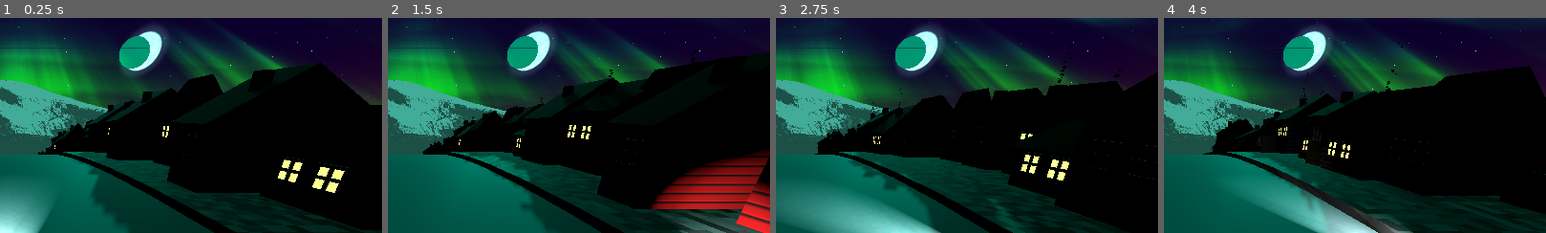
Above: before the commit, frames 1-4 (left to right).
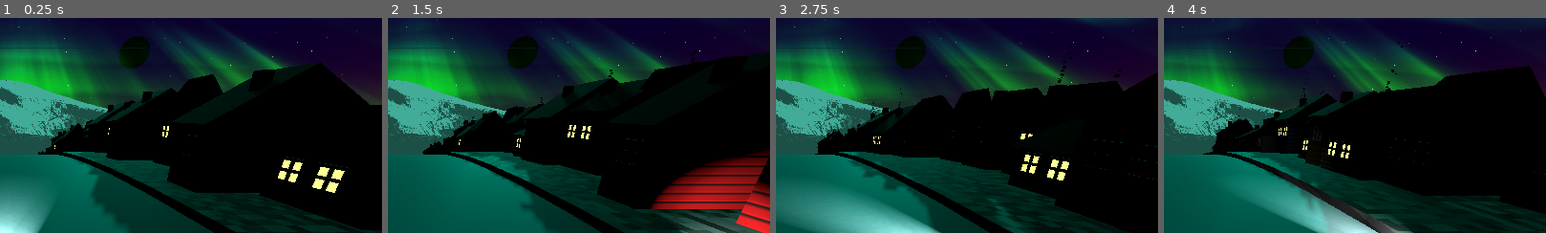
Above: after the commit, the same moments.

Repository: bjornarprytz/waves
Game: Godot game, scene res://main.tscn
Same seed, same stepped clock (60 frames per second), same inputs: the game is played once before the commit and once after it.
Inputs:
- Up to frame 1 (0.25 s): no input
- Up to frame 2 (1.5 s): hold Right (steer_right) 0.53-1.28 s; hold A (steer_left) from 1.28 s (still down)
- Up to frame 3 (2.75 s): release A (steer_left) at 2.03 s; hold Right (steer_right) from 2.03 s (still down)
- Up to frame 4 (4 s): release Right (steer_right) at 3.53 s; hold A (steer_left) from 3.53 s (still down)
The pictures show only the part of the screen within x 50-100%, y 4-54%; the shares and areas given below are measured in that part.

The runs differ from the first frame. In frame 1, 2.0% of the frame differs, in the area x 31-44%, y 3-27%; in frame 2, 2.0%; in frame 3, 2.0%; in frame 4, 2.0%.

Commit message:
remove moon and backround from skybox

Diff:
--- a/src/main.tscn
+++ b/src/main.tscn
@@ -2,31 +2,20 @@
 
 [ext_resource type="Script" uid="uid://b2lwj7ap00k72" path="res://main.gd" id="1_h2yge"]
 [ext_resource type="PackedScene" uid="uid://bccp5jxnm18cp" path="res://ground.tscn" id="2_0xm2m"]
-[ext_resource type="Texture2D" uid="uid://d2posvfofjoqg" path="res://assets/img/tromsdalstinden.png" id="3_7mycd"]
 [ext_resource type="PackedScene" uid="uid://dnlnc82km7nue" path="res://car.tscn" id="3_h2yge"]
 [ext_resource type="Shader" uid="uid://c8n24bpcms5uf" path="res://sky.gdshader" id="4_sky"]
 [ext_resource type="PackedScene" uid="uid://oyfamr18wj3p" path="res://aurora.tscn" id="5_aurora"]
 [ext_resource type="PackedScene" uid="uid://7wf22o12pssd" path="res://mountain.tscn" id="7_272bh"]
 [ext_resource type="AudioStream" uid="uid://dntxq22lnlcgt" path="res://assets/sound/bossfightfeeling - 02.04.2023, 12.26.wav" id="8_5vw27"]
+[ext_resource type="Shader" uid="uid://b7mfuslajspmy" path="res://moon.gdshader" id="8_kek77"]
 
 [sub_resource type="ShaderMaterial" id="ShaderMaterial_sky"]
 shader = ExtResource("4_sky")
-shader_parameter/background_texture = ExtResource("3_7mycd")
-shader_parameter/use_background_texture = false
-shader_parameter/background_blend = 1.0
-shader_parameter/background_height = 3.262000154945
-shader_parameter/background_width = 0.23000000766512
-shader_parameter/background_vertical_offset = 0.122000029545
-shader_parameter/background_horizontal_offset = -0.17758997761819997
 shader_parameter/horizon_color = Color(0.5061762, 0.039820664, 0.117097475, 1)
 shader_parameter/sky_color = Color(0.063, 0, 0.173, 1)
 shader_parameter/star_color = Color(1, 1, 1, 1)
-shader_parameter/moon_color = Color(0.627451, 1, 0.8901961, 1)
 shader_parameter/star_density = 1.0
 shader_parameter/star_brightness = 1.3330000633175
-shader_parameter/moon_position = Vector2(0.84, 0.215)
-shader_parameter/moon_size = 0.05400000186648
-shader_parameter/background_moonlight_intensity = 0.5
 
 [sub_resource type="Sky" id="Sky_synth"]
 sky_material = SubResource("ShaderMaterial_sky")
@@ -39,13 +28,12 @@
 ambient_light_color = Color(0, 0.1871664, 0.1465011, 1)
 ambient_light_energy = 0.01
 
-[sub_resource type="StandardMaterial3D" id="StandardMaterial3D_5vw27"]
-albedo_color = Color(0, 0.54509807, 0.44313726, 1)
-emission_enabled = true
-emission = Color(0, 0.54509807, 0.44313726, 1)
+[sub_resource type="ShaderMaterial" id="ShaderMaterial_4c57u"]
+render_priority = 0
+shader = ExtResource("8_kek77")
 
 [sub_resource type="SphereMesh" id="SphereMesh_kek77"]
-material = SubResource("StandardMaterial3D_5vw27")
+material = SubResource("ShaderMaterial_4c57u")
 
 [node name="Main" type="Node3D"]
 script = ExtResource("1_h2yge")
--- a/src/sky.gdshader
+++ b/src/sky.gdshader
@@ -1,23 +1,11 @@
 shader_type sky;
-
-uniform sampler2D background_texture : filter_linear;
-uniform bool use_background_texture = false;
-uniform float background_blend : hint_range(0.0, 1.0) = 1.0;
-uniform float background_height : hint_range(0.0, 5.0) = 0.3; // How far up the texture extends
-uniform float background_width : hint_range(0.1, 1.0) = 0.3; // How much of the horizon it covers (0-1)
-uniform float background_vertical_offset : hint_range(-0.5, 0.5) = 0.05; // Vertical position adjustment
-uniform float background_horizontal_offset : hint_range(-3.14159, 3.14159) = 0.0; // Horizontal position adjustment in radians
 
 uniform vec3 horizon_color : source_color = vec3(0.545, 0.0, 1.0);
 uniform vec3 sky_color : source_color = vec3(0.063, 0.0, 0.173);
 uniform vec3 star_color : source_color = vec3(1.0, 1.0, 1.0);
-uniform vec3 moon_color : source_color = vec3(0.95, 0.95, 1.0);
 
 uniform float star_density : hint_range(0.0, 1.0) = 0.3;
 uniform float star_brightness : hint_range(0.0, 2.0) = 1.0;
-uniform vec2 moon_position = vec2(0.7, 0.6); // azimuth (0-1), elevation (-1 to 1)
-uniform float moon_size : hint_range(0.01, 0.2) = 0.05;
-uniform float background_moonlight_intensity : hint_range(0.0, 2.0) = 0.5; // How much moonlight affects the background texture
 
 // Simple hash function for pseudo-random values
 float hash(vec2 p) {
@@ -84,57 +72,6 @@
     float horizon_blend = smoothstep(-0.3, 0.3, elevation);
     vec3 base_sky = mix(horizon_color, sky_color, horizon_blend);
 
-    // Calculate moon direction early (needed for moonlight on background)
-    float moon_azimuth_rad = moon_position.x * 2.0 * PI;
-    float moon_elevation_rad = moon_position.y * PI * 0.5;
-    vec3 moon_dir = normalize(vec3(
-        cos(moon_elevation_rad) * cos(moon_azimuth_rad),
-        sin(moon_elevation_rad),
-        cos(moon_elevation_rad) * sin(moon_azimuth_rad)
-    ));
-
-    // Track if we rendered the background texture
-    bool texture_was_rendered = false;
-
-    // Optionally blend with background texture (only at horizon)
-    if (use_background_texture) {
-        // Simple approach: map view direction to texture coordinates
-        // Calculate angle from -z axis with horizontal offset
-        float angle = atan(dir.x, -dir.z) - background_horizontal_offset;
-
-        // Only show texture in a narrow horizontal band near horizon
-        // and within a limited angular range
-        if (abs(angle) < background_width * PI &&
-            elevation > background_vertical_offset - background_height * 0.1 &&
-            elevation < background_vertical_offset + background_height * 0.1) {
-
-            // Map to texture coordinates
-            float u = (angle / (background_width * PI)) * 0.5 + 0.5;
-            float v = 1.0 - ((elevation - background_vertical_offset) / (background_height * 0.2) + 0.5);
-            v = clamp(v, 0.0, 1.0);
-
-            vec4 tex = texture(background_texture, vec2(u, v));
-
-            // Apply moonlight to the texture before blending
-            if (tex.a > 0.001) {
-                texture_was_rendered = true;
-
-                // Calculate moonlight on this part of the texture
-                float moonlight_factor = max(0.0, dot(normalize(dir), moon_dir));
-                moonlight_factor = pow(moonlight_factor, 2.0);
-
-                // Tint the texture with moonlight, affecting brighter areas more
-                // Use the texture brightness to determine how much tint to apply
-                float tex_brightness = (tex.r + tex.g + tex.b) / 3.0;
-                vec3 moonlight_tint = mix(vec3(1.0), moon_color, moonlight_factor * background_moonlight_intensity);
-                vec3 lit_texture = tex.rgb * moonlight_tint;
-
-                // Blend lit texture with sky
-                base_sky = mix(base_sky, lit_texture, tex.a);
-            }
-        }
-    }
-
     // Stars (only in upper hemisphere)
     float star_mask = smoothstep(-0.1, 0.3, elevation);
     // Use direct spherical coordinates without tiling to keep stars fixed
@@ -142,28 +79,5 @@
     float star_field = stars(star_uv, star_density) * star_mask * star_brightness;
     vec3 final_sky = base_sky + star_color * star_field;
 
-    // Moon rendering (direction already calculated above)
-    // Calculate angular distance using dot product
-    float angular_dist = acos(clamp(dot(normalize(dir), moon_dir), -1.0, 1.0));
-
-    // Moon disc with soft edge
-    float moon_disc = smoothstep(moon_size, moon_size * 0.9, angular_dist);
-
-    // Moon texture - create crater-like patterns
-    vec2 moon_uv = (dir.xy - moon_dir.xy) / moon_size;
-    float crater_noise = noise(moon_uv * 8.0);
-    crater_noise += noise(moon_uv * 16.0) * 0.5;
-    crater_noise += noise(moon_uv * 32.0) * 0.25;
-
-    // Moon surface color variation (darker craters, brighter highlands)
-    vec3 moon_surface = moon_color * (0.7 + crater_noise * 0.3);
-
-    // Moon glow - smaller halo
-    float moon_glow = smoothstep(moon_size * 1.5, moon_size, angular_dist) * 0.15;
-
-    // Combine moon
-    vec3 moon = moon_surface * moon_disc + moon_color * moon_glow;
-    final_sky += moon;
-
     COLOR = final_sky;
 }
